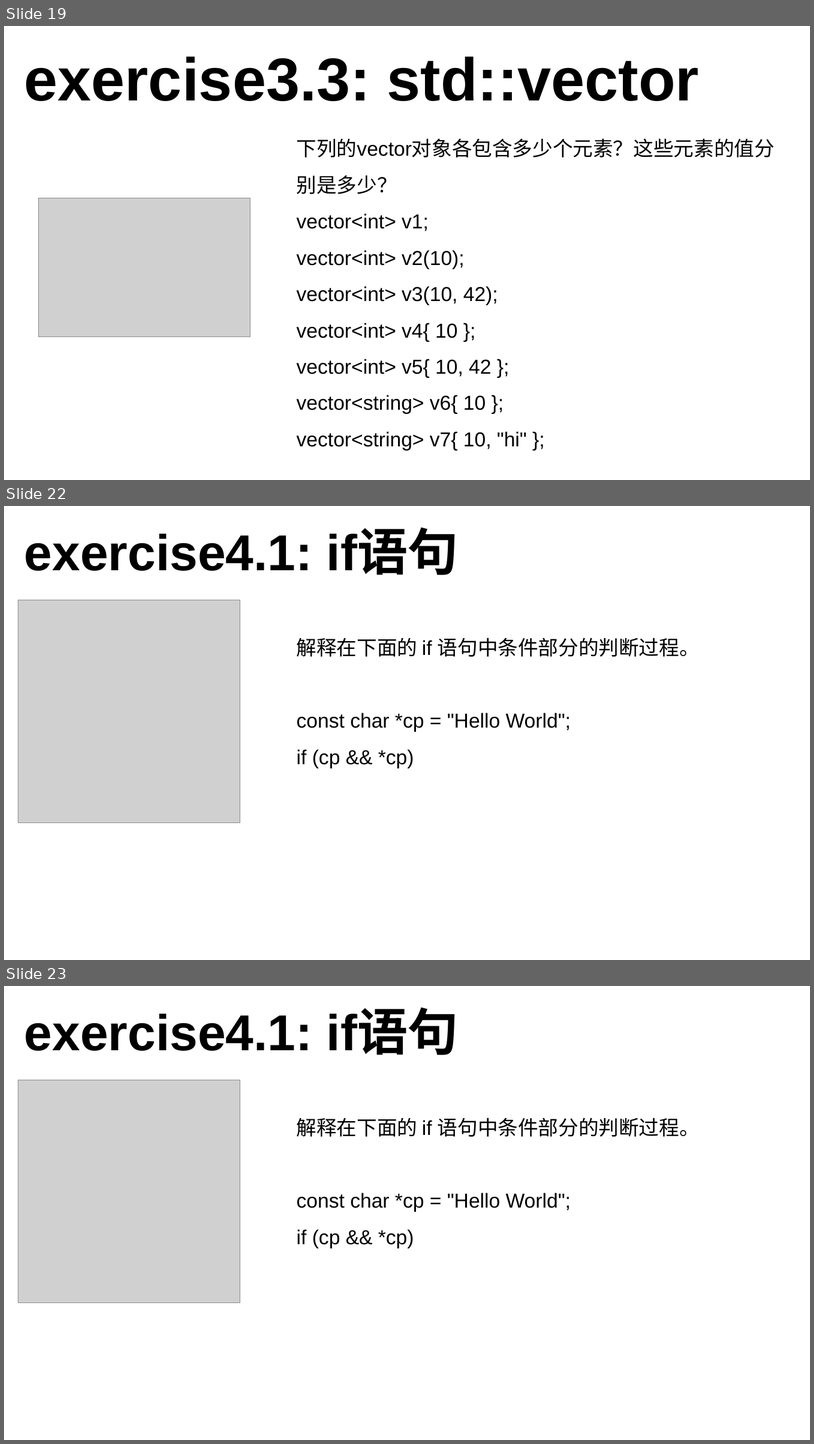
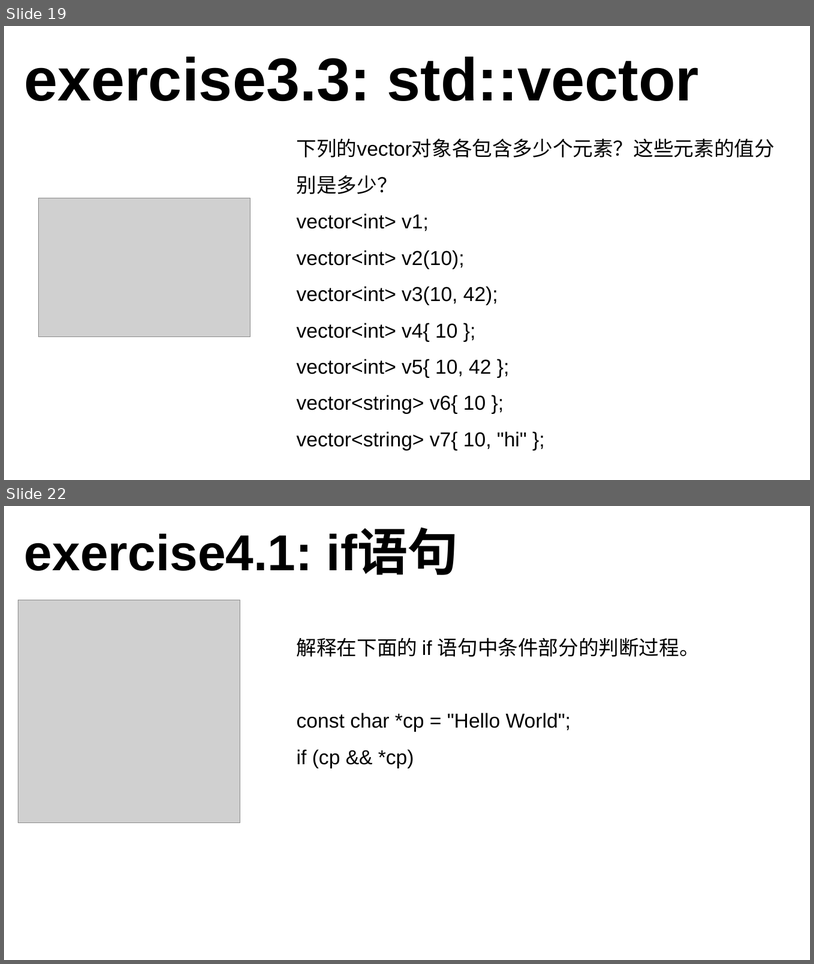
Before and after one commit to 3417725275/CPP_Study, a slide deck: C++课件.pptx. Shown one above the other, each under a label of ours: slides 19, 22 and 23 before the commit, slides 19 and 22 after it; the slides between them are not shown. The pictures are 814x1444 and 814x964 pixels, drawn with LibreOffice and Linux fonts; fonts in the diff are those of the drawing; grey boxes stand for pictures. Boxes give left, top, right and bottom in pixels: in the first picture for what was removed or moved away, otherwise in the second. Text is boxed around its words. In the diff, an @@ line names an element or a change of style, - is before the commit and + after.

```diff
--- a/C++课件.pptx
+++ b/C++课件.pptx
@@ slide 22 removed at (4,506,810,960), background #FFFFFF @@
@@ text removed at (24,531,459,575) @@
-exercise4.1: if语句
@@ picture removed at (18,600,240,822) @@
@@ text removed at (297,637,700,768) @@
-解释在下面的 if 语句中条件部分的判断过程。
-const char *cp = "Hello World";
-if (cp && *cp)
@@ what was slide 23 is now slide 22 @@
```
Also in this commit, not shown: 2 slides changed, 6 other files.
